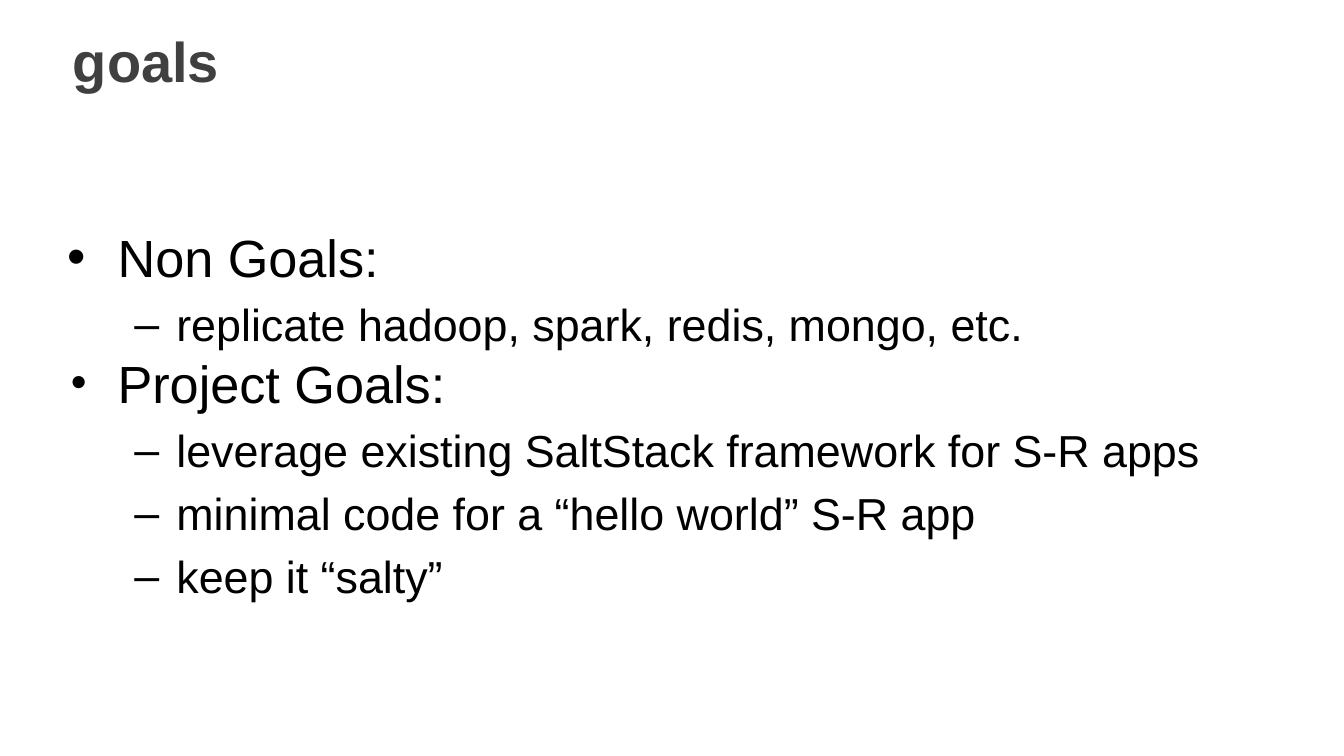
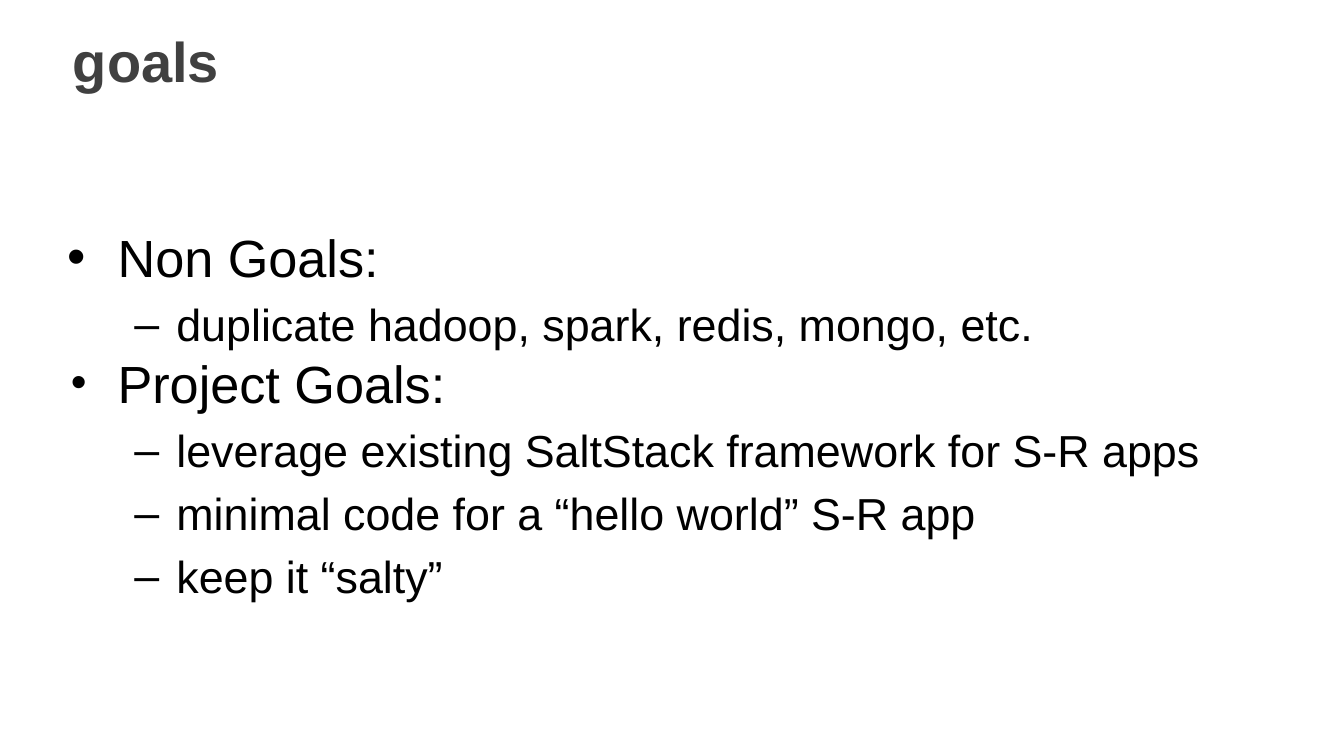
Before and after one commit to edlane/salt-reduce, a slide deck: slide 9 of rerun/saltconf15/SaltConf15 slide template.pptx.pptx (slide 10 before the commit). Drawn at 1344x756 pixels with LibreOffice and Linux fonts; fonts in the diff are those of the drawing; background and template pictures are left out. Boxes give left, top, right and bottom in pixels: in the first picture for what was removed or moved away, otherwise in the second. Text is boxed around its words. In the diff, an @@ line names an element or a change of style, - is before the commit and + after.

```diff
--- a/rerun/saltconf15/SaltConf15 slide template.pptx.pptx
+++ b/rerun/saltconf15/SaltConf15 slide template.pptx.pptx
@@ text at (176, 308, 1033, 350): text changed @@
-  – replicate hadoop, spark, redis, mongo, etc.
+  – duplicate hadoop, spark, redis, mongo, etc.
```
Also in this commit, not shown: 3 other slides changed, 1 slide added, 2 slides removed.
